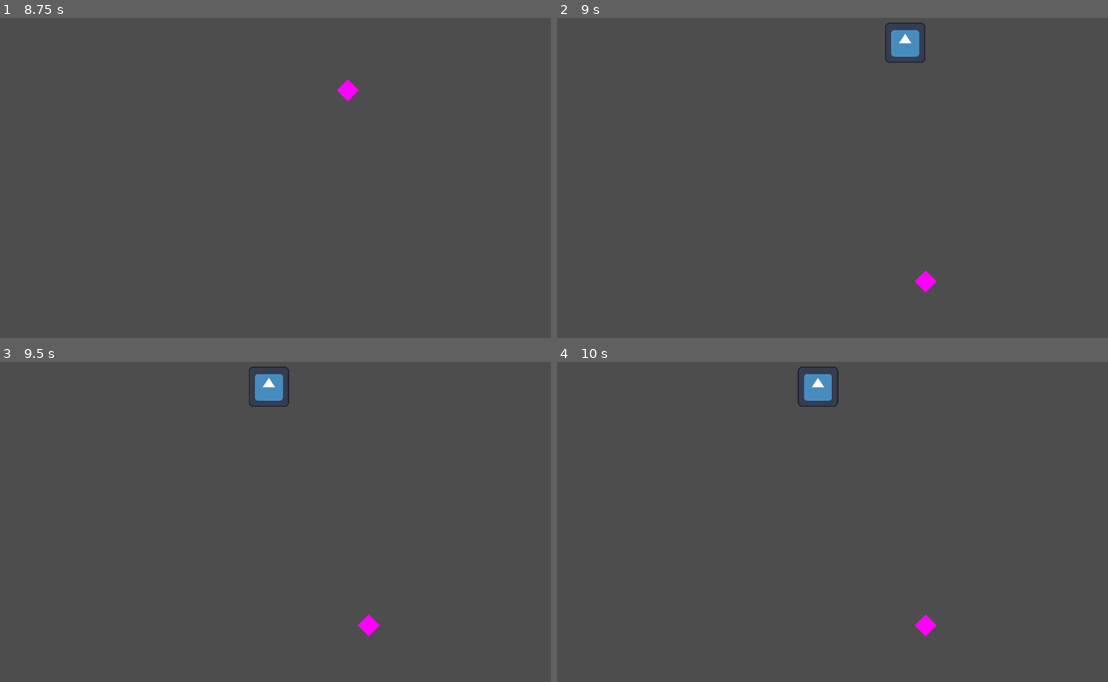
Above: before the commit, frames 1-4 (two rows, left to right).
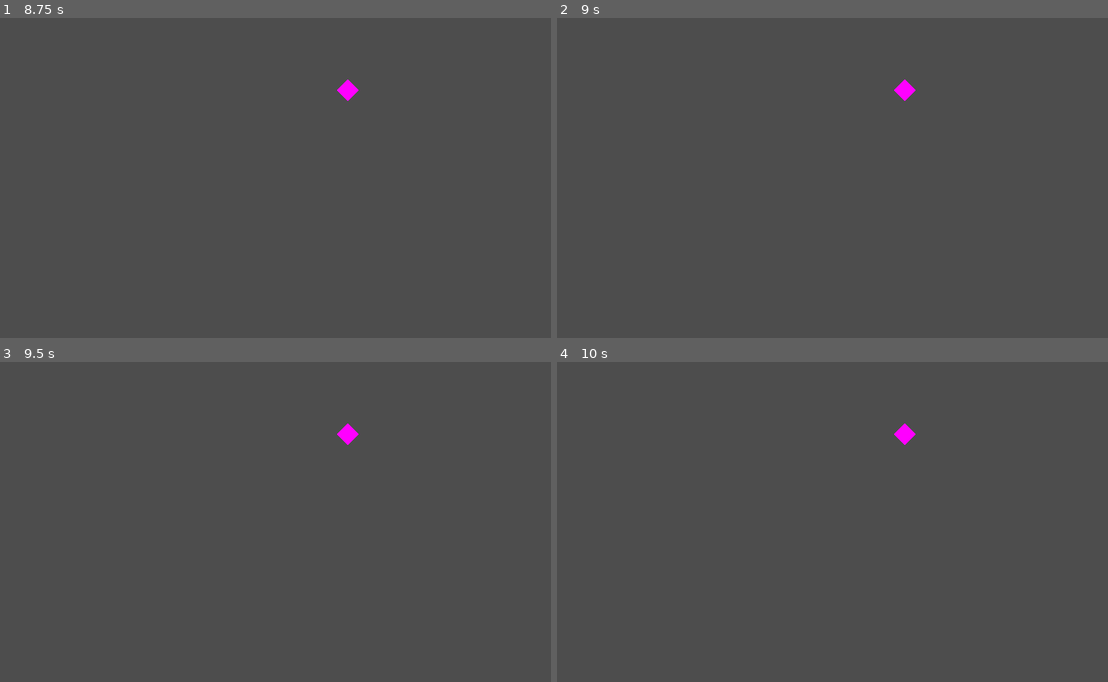
Above: after the commit, the same moments.

Repository: stokatyan/godot-ai
Game: Godot game, scene res://TestGame/PickupCoinGame.tscn
Same seed, same stepped clock (60 frames per second), same inputs: the game is played once before the commit and once after it. The engine's default icon, where the game draws it, is replaced by a stand-in: a white triangle on a blue panel in a dark square.
Inputs:
- Up to frame 1 (8.75 s): tap Enter at 0.5, 1.35, 3.05, 4.55, 5.85, 7.55 s; hold D 0.53-1.28 s; hold Enter 0.53-1.28 s; hold S 1.28-2.03 s; hold D 2.03-2.78 s; hold Enter 2.03-2.78 s; tap N at 2.1, 6.6 s; hold Up 2.78-3.53 s; tap 1 at 2.85, 7.35 s; tap Space at 3.5 s; hold Enter 3.53-4.28 s; hold A 3.53-5.03 s; tap 2 at 3.6, 8.1 s; tap 3 at 4.35 s; hold S 5.03-5.78 s; hold Enter 5.03-5.78 s; hold D 5.78-6.53 s; hold Up 6.53-7.28 s; hold Enter 6.53-7.28 s; hold D 7.28-8.03 s; hold S from 8.03 s (still down); hold Enter from 8.03 s (still down)
- Up to frame 2 (9 s): release S at 8.78 s; release Enter at 8.78 s; hold A from 8.78 s (still down); tap 3 at 8.85 s
- Up to frame 3 (9.5 s): keep holding A; tap Enter at 9.05 s
- Up to frame 4 (10 s): release A at 9.53 s; hold Up from 9.53 s (still down); hold Enter from 9.53 s (still down)

Frame 1 is identical in both runs. In frame 2, 0.8% of the frame differs, in the area x 59-69%, y 1-86%; in frame 3, 0.8%, in the area x 45-69%, y 1-86%; in frame 4, 0.8%.

Commit message:
able to setup loop train pipeline

Diff:
--- a/godot-ai-client/TestGame/PickupCoinGame.gd
+++ b/godot-ai-client/TestGame/PickupCoinGame.gd
@@ -18,9 +18,6 @@
 	var key_input = event as InputEventKey
 	if !key_input:
 		return
-
-	if key_input.keycode == KEY_ENTER:
-		_is_loop_training = false
 
 	if key_input.echo or key_input.is_released():
 		return
@@ -122,3 +119,9 @@
 	var replays = await _get_batch_from_playing_round(false)
 	var response = await _ai_tcp.submit_batch_replay(replays)
 	response = await _ai_tcp.train(10, true, true)
+
+	_is_loop_training = false
+	if Input.is_key_pressed(KEY_ENTER):
+		return
+	else:
+		_loop_train()
Not shown, changed: godot-ai-client/checkpoints/model-1.pt
